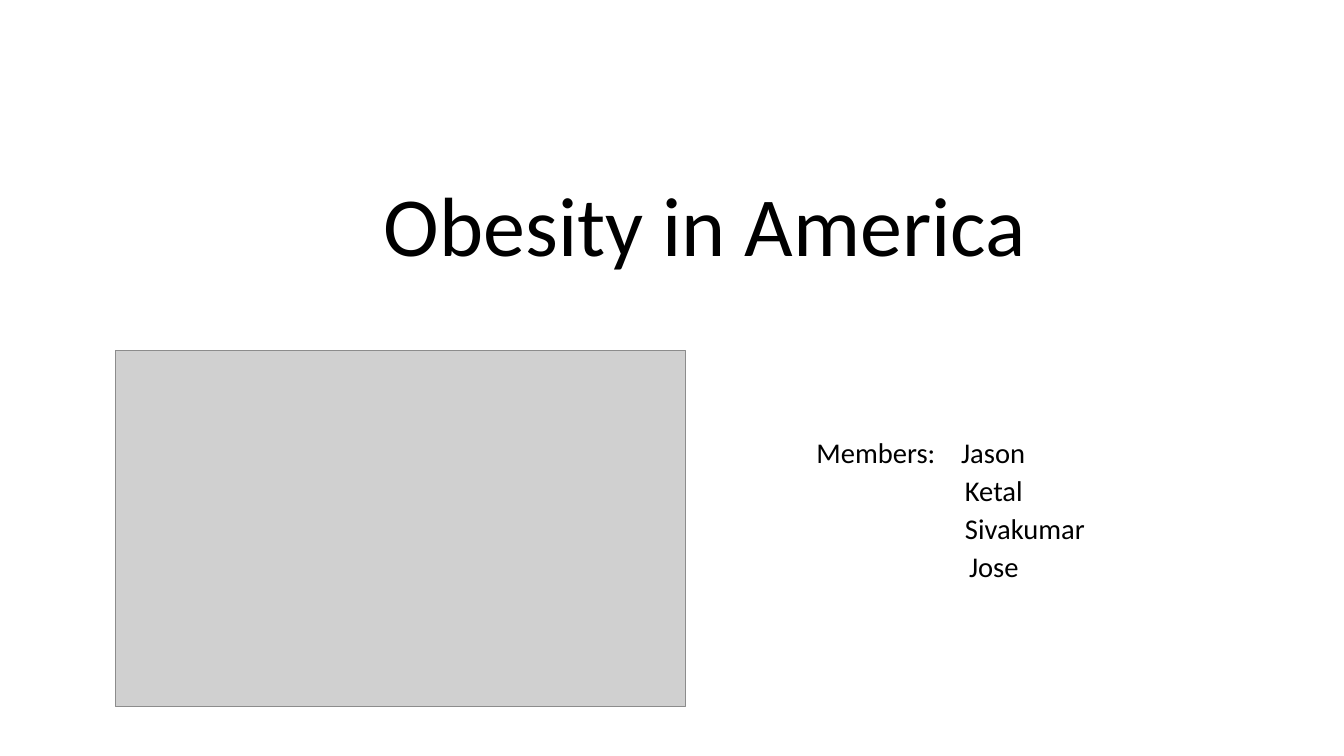
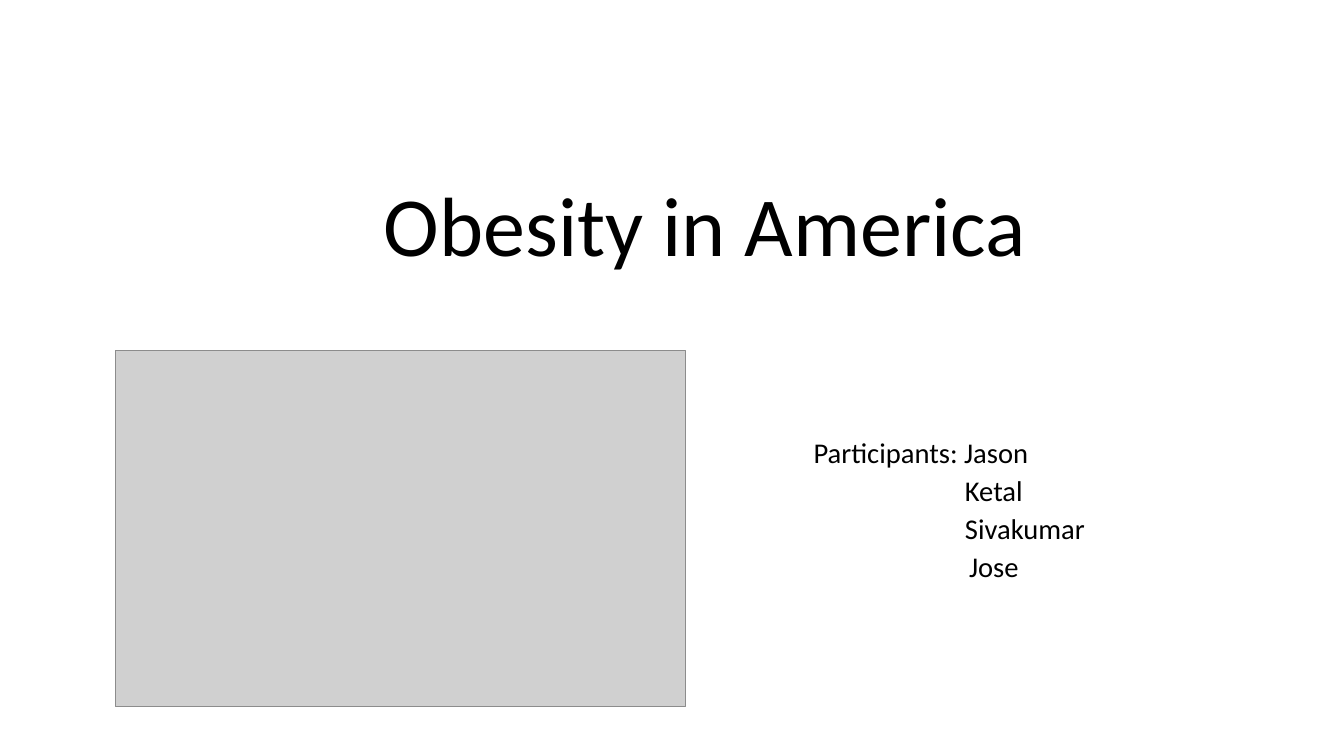
Before and after one commit to Toomuchdata2018/ObesityProject, a slide deck: slide 1 of Obesity in America.pptx. Drawn at 1344x756 pixels with LibreOffice and Linux fonts; fonts in the diff are those of the drawing; grey boxes stand for pictures. Boxes give left, top, right and bottom in pixels: in the first picture for what was removed or moved away, otherwise in the second. Text is boxed around its words. In the diff, an @@ line names an element or a change of style, - is before the commit and + after.

```diff
--- a/Obesity in America.pptx
+++ b/Obesity in America.pptx
@@ subtitle at [814,443,1028,468]: text changed @@
-Members: Jason
+Participants: Jason
```
Also in this commit, not shown: 2 other slides changed.
